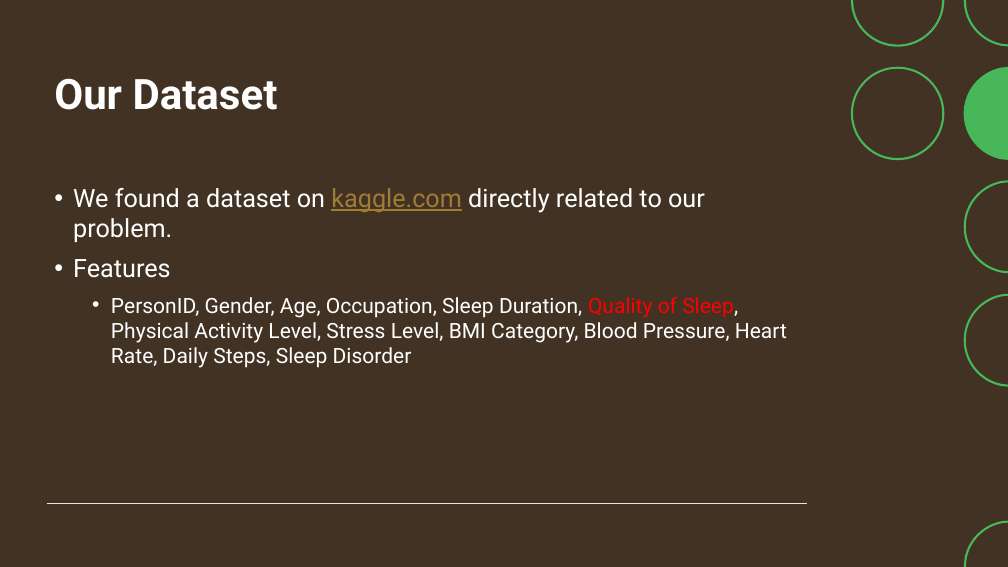
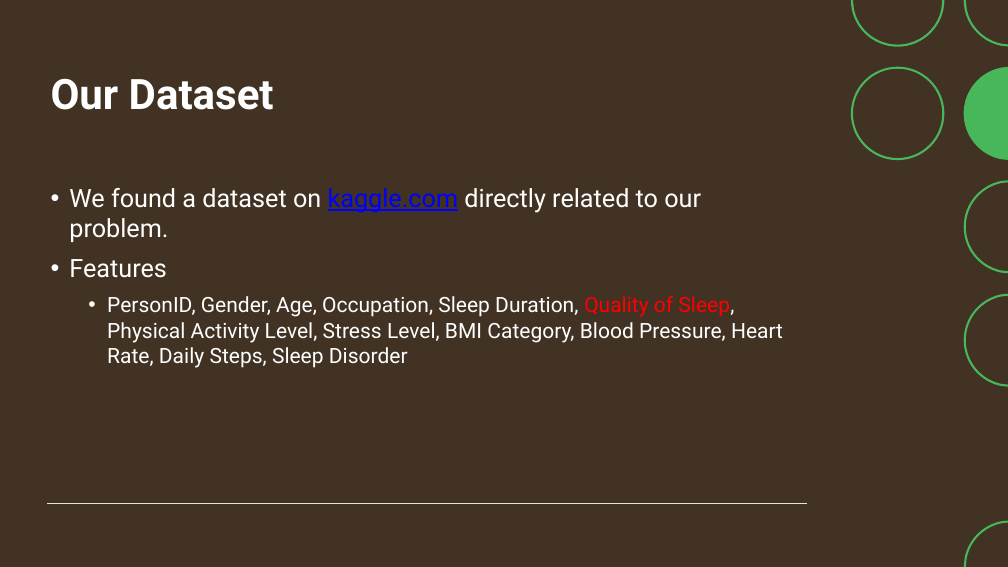
Before and after one commit to mark-earl/AML-PRJ3, a slide deck: slide 3 of deliverables/Presentation.pptx. Drawn at 1008x567 pixels with LibreOffice and Linux fonts; fonts in the diff are those of the drawing. Boxes give left, top, right and bottom in pixels: in the first picture for what was removed or moved away, otherwise in the second. Text is boxed around its words. In the diff, an @@ line names an element or a change of style, - is before the commit and + after.

```diff
--- a/deliverables/Presentation.pptx
+++ b/deliverables/Presentation.pptx
@@ title "Our Dataset": place and size @@
-title "Our Dataset" at (54, 78, 278, 110)
+title "Our Dataset" at (51, 78, 274, 110)
@@ text at (69, 188, 701, 242): text colour #A17C35 to #0000FF in "kaggle.com" @@
```
Also in this commit, not shown: 7 other slides changed, 4 slides added, 3 slides removed.
